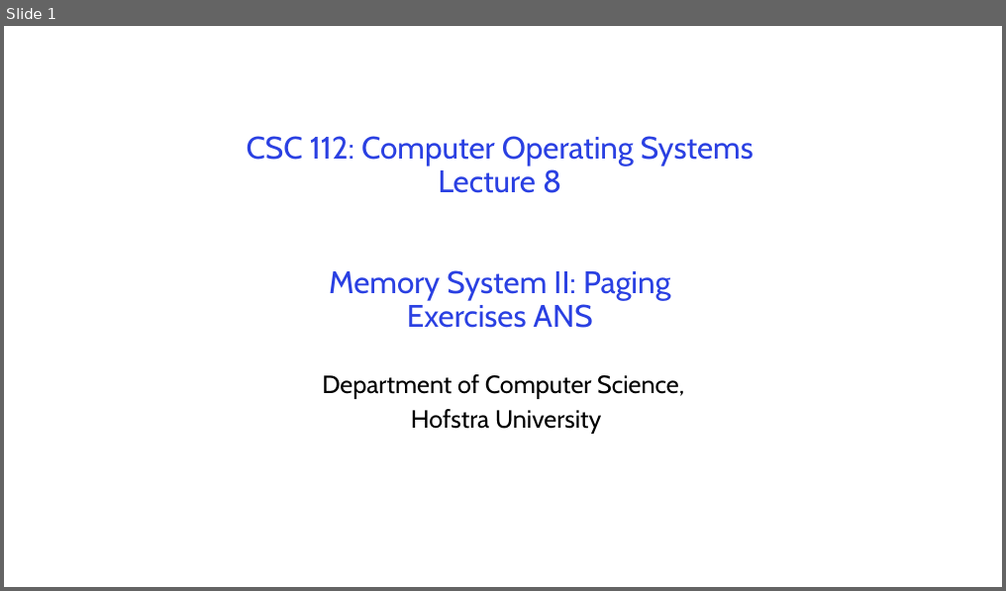
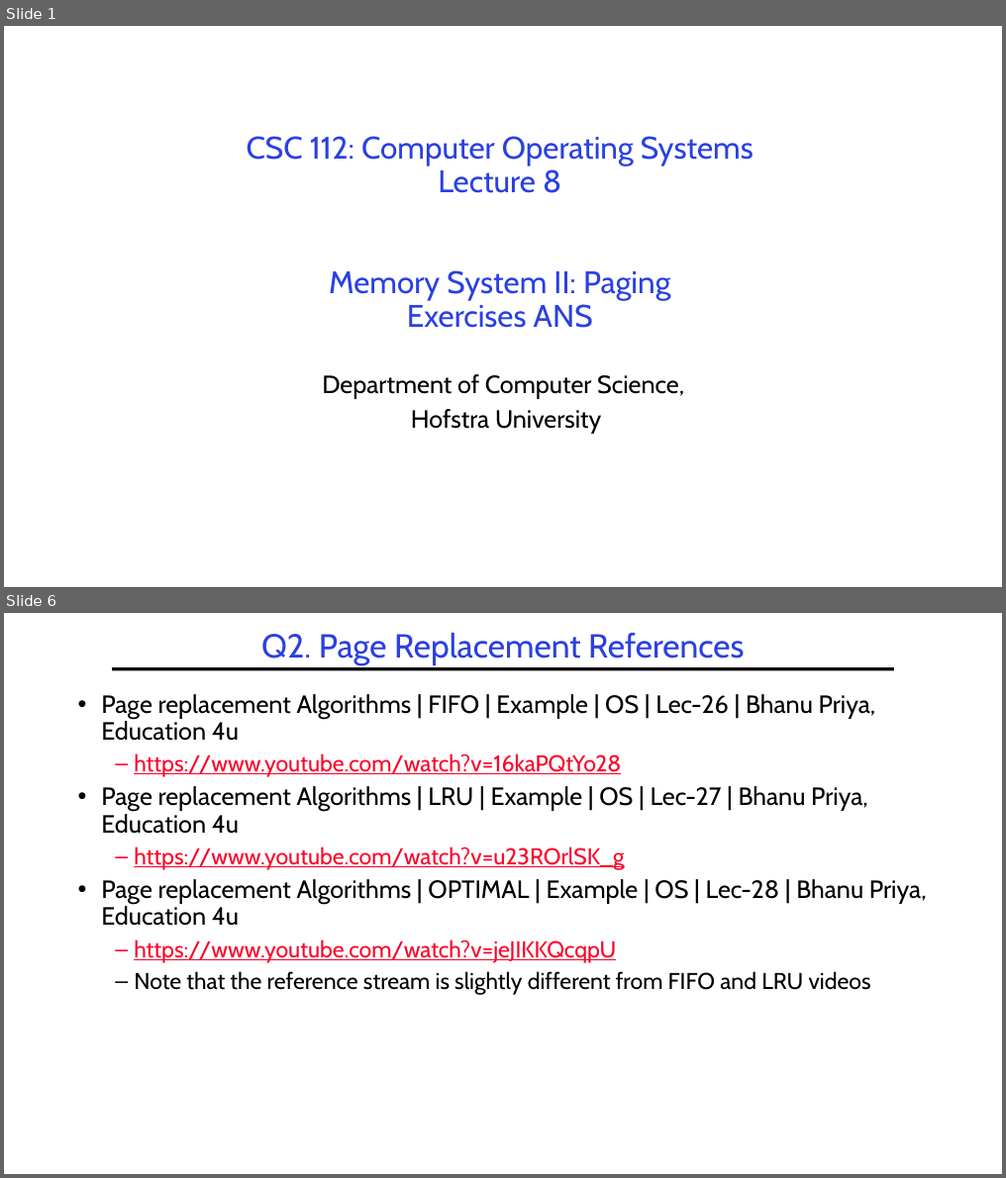
Before and after one commit to guhofstra/CSC256Fa25, a slide deck: PPTs/L8-Exercises ANS.pptx. Shown one above the other, each under a label of ours: slide 1 before the commit, slides 1 and 6 after it; the slides between them are not shown. The pictures are 1006x591 and 1006x1178 pixels, drawn with LibreOffice and Linux fonts; fonts in the diff are those of the drawing. Boxes give left, top, right and bottom in pixels: in the first picture for what was removed or moved away, otherwise in the second. Text is boxed around its words. In the diff, an @@ line names an element or a change of style, - is before the commit and + after.

```diff
--- a/PPTs/L8-Exercises ANS.pptx
+++ b/PPTs/L8-Exercises ANS.pptx
@@ slide 6 added at (x1=4, y1=613, x2=1002, y2=1174), background #FFFFFF @@
@@ title added at (x1=261, y1=632, x2=744, y2=665), 32 pt, text #2A40E2 @@
+Q2. Page Replacement References
@@ line added from (112, 669) to (894, 669), #000000 3 pt @@
@@ text added at (x1=101, y1=694, x2=927, y2=995), 24 pt, text #000000 @@
+• Page replacement Algorithms | FIFO | Example | OS | Lec-26 | Bhanu Priya, Education 4u
+  – https://www.youtube.com/watch?v=16kaPQtYo28
+• Page replacement Algorithms | LRU | Example | OS | Lec-27 | Bhanu Priya, Education 4u
+  – https://www.youtube.com/watch?v=u23ROrlSK_g
+• Page replacement Algorithms | OPTIMAL | Example | OS | Lec-28 | Bhanu Priya, Education 4u
+  – https://www.youtube.com/watch?v=jeJIKKQcqpU
+  – Note that the reference stream is slightly different from FIFO and LRU videos
```
Also in this commit, not shown: 4 other slides added, 1 slide removed, 3 other files.
